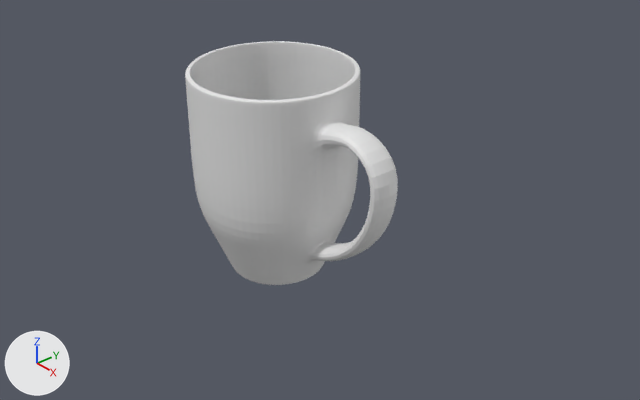
A saved change to the Blender file donut.blend.
The view is the same before and after, from a 50 mm lens placed at (23.2, -19.9, 15.5), pointed at (0.5, -0.1, -0.9). Lighting does not change. The marker at lower left points along +X, +Y and +Z.
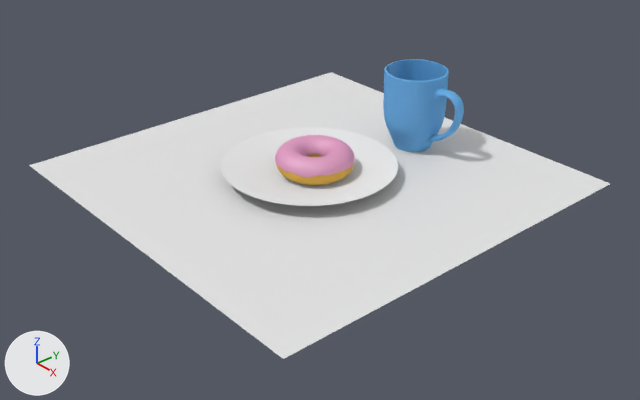
Changed parts and their boxes (x1, y1, x2, y2) in the pictures (640 x 400 px):
'Plane', shown
    after: (29, 72, 610, 359)
'Cylinder', recoloured, moved, rescaled (62% narrower, 62% shorter)
    before: (185, 41, 398, 285)
    after: (383, 59, 464, 152)
'Cylinder.001', added
    after: (221, 127, 398, 206)
'DonutIcing', shown
    after: (275, 135, 355, 177)
'DonutBread', shown (orange)
    after: (276, 154, 354, 185)

Edits to the bpy script that builds the scene:
```text
Add mat_material_002:
    mat_material_002 = bpy.data.materials.new('Material.002')
    # nodes: BsdfAnisotropic, BsdfDiffuse, MixShader, OutputMaterial
    # colours: blue #67aee7
Add mat_material_003:
    mat_material_003 = bpy.data.materials.new('Material.003')
    # nodes: BsdfAnisotropic, BsdfDiffuse, MixShader, OutputMaterial
    # colours: white #eeeeee
Change me_cylinder_001:
    where me_cylinder_001.from_pydata(...)  # 284 vertices, 272 faces; spans x -0.98..1.93, y -0.98..0.98, z -1.52..1.0
    add me_cylinder_001.materials.append(mat_material_002)
Add me_cylinder_003:
    me_cylinder_003.from_pydata(...)  # 144 vertices, 114 faces, 16 loose edges; spans x -0.98..0.98, y -0.98..0.98, z -1.04..1.0
    me_cylinder_003.polygons.foreach_set('use_smooth', [True] * 114)
    me_cylinder_003.materials.append(mat_material_003)
Change ob_donuticing:
    remove ob_donuticing.hide_set(True)  # its collection is switched off
Change ob_donutbread:
    remove ob_donutbread.hide_set(True)  # its collection is switched off
Change ob_plane:
    remove ob_plane.hide_set(True)  # its collection is switched off
Change ob_cylinder:
    ob_cylinder.location: (-1.37, -0.8, 0.81) -> (0.62, 4.81, 1.96)
    ob_cylinder.scale: (3.3, 3.3, 3.3) -> (1.29, 1.29, 1.29)
Add ob_cylinder_001:
    ob_cylinder_001 = bpy.data.objects.new('Cylinder.001', me_cylinder_003)
    ob_cylinder_001.location = (-0.03, -0.19, 0.27)
    ob_cylinder_001.scale = (3.52, 3.52, 0.259)
    _m = ob_cylinder_001.modifiers.new('Subsurf', 'SUBSURF')
    _m.levels = 3
    _m.render_levels = 3
```
